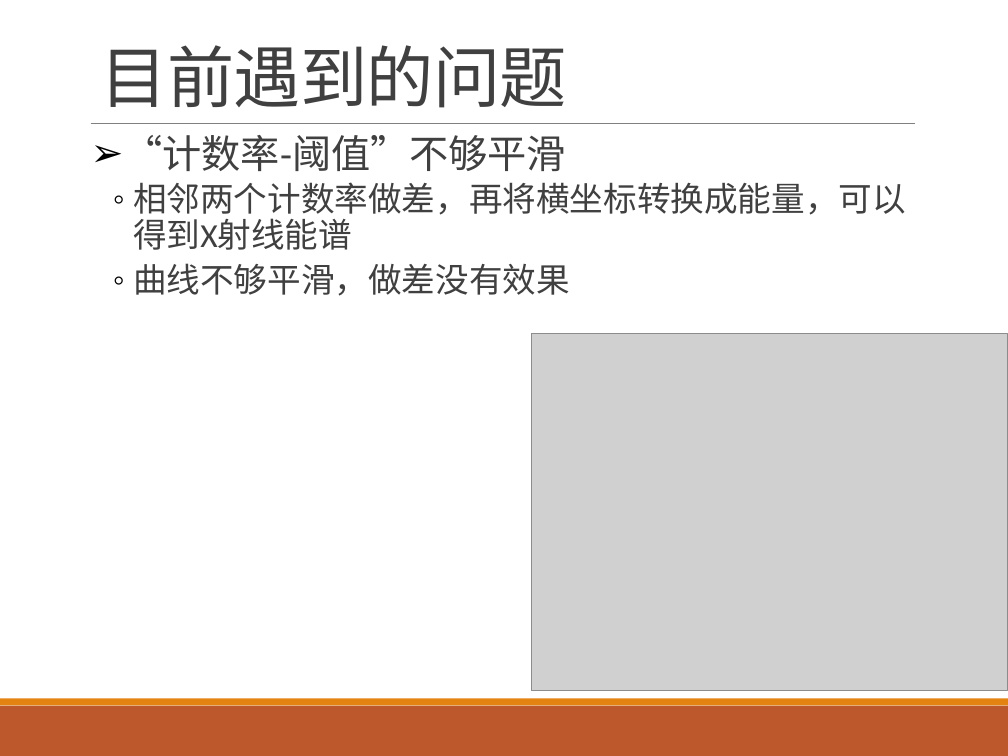
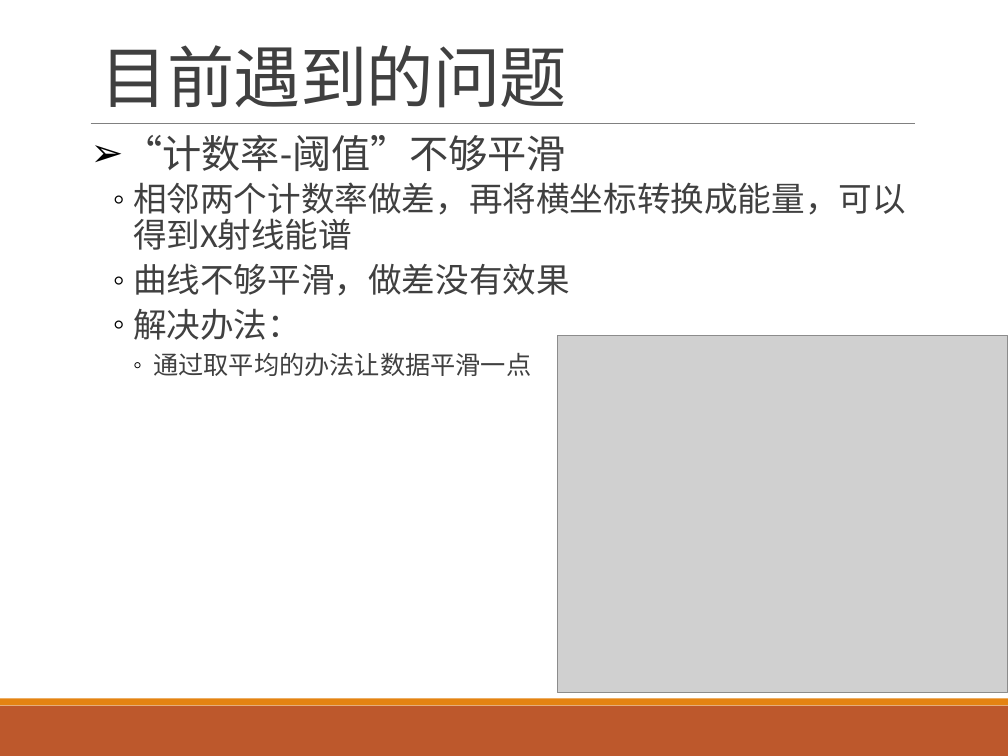
Before and after one commit to wyu0725/SDHCAL_DAQ, a slide deck: slide 12 of Slides/SDHCAL_20170425.pptx. Drawn at 1008x756 pixels with LibreOffice and Linux fonts; fonts in the diff are those of the drawing; grey boxes stand for pictures. Boxes give left, top, right and bottom in pixels: in the first picture for what was removed or moved away, otherwise in the second. Text is boxed around its words. In the diff, an @@ line names an element or a change of style, - is before the commit and + after.

```diff
--- a/Slides/SDHCAL_20170425.pptx
+++ b/Slides/SDHCAL_20170425.pptx
@@ text at (x1=133, y1=308, x2=531, y2=376): paragraphs added @@
+  ◦ 解决办法：
+    ◦ 通过取平均的办法让数据平滑一点
@@ picture resized from (x1=532, y1=334, x2=1008, y2=690) to (x1=557, y1=336, x2=1008, y2=692) @@
```
Also in this commit, not shown: 2 other slides changed.
